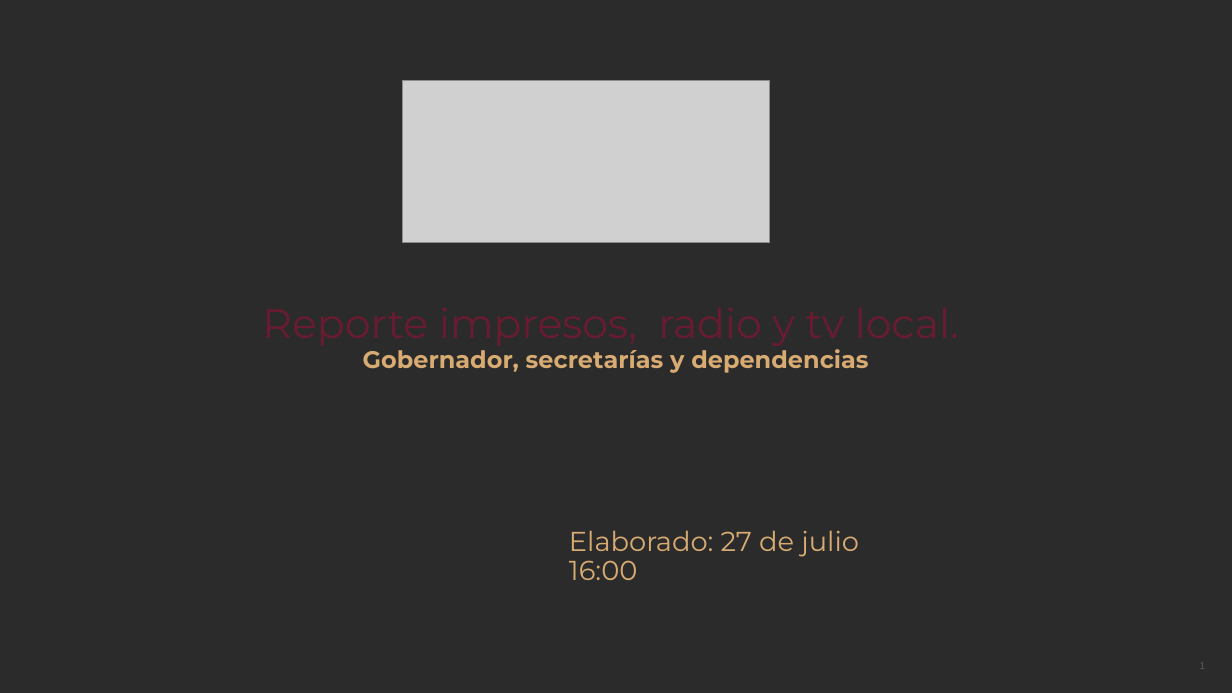
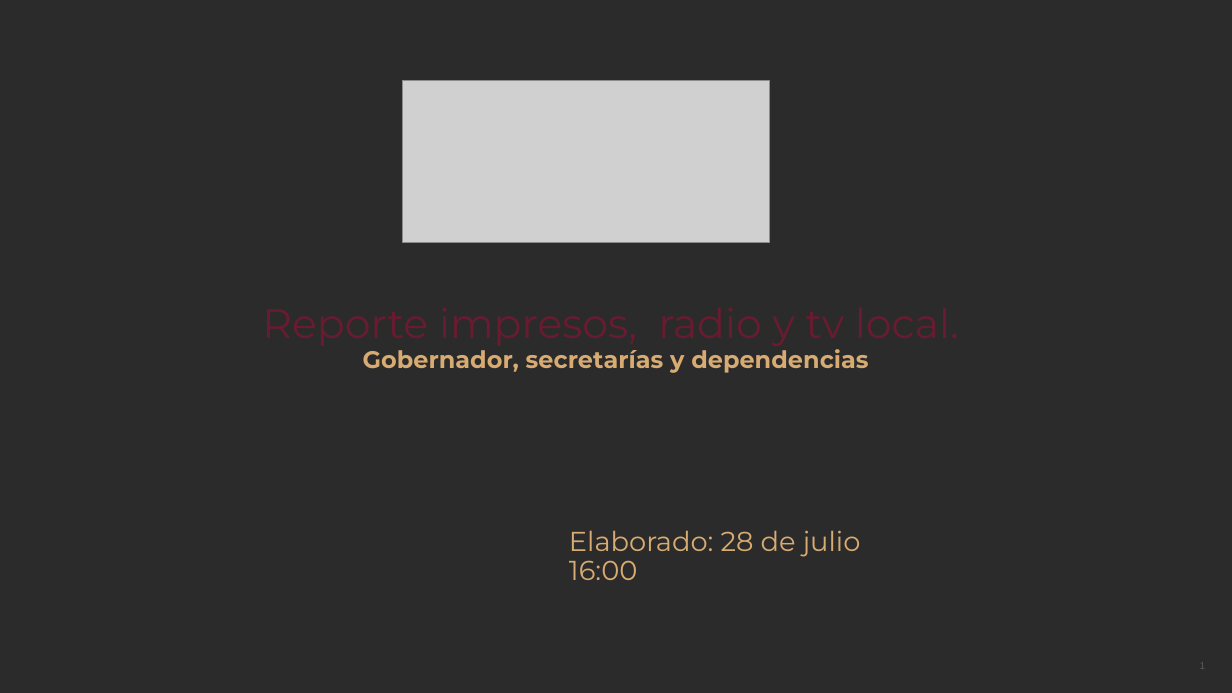
Before and after one commit to thelonious9/Reporteportadas, a slide deck: slide 1 of Reporte 280726.pptx. Drawn at 1232x693 pixels with LibreOffice and Linux fonts; fonts in the diff are those of the drawing; grey boxes stand for pictures; background and template pictures are left out; a plain dark background stands for a picture behind light text. Boxes give left, top, right and bottom in pixels: in the first picture for what was removed or moved away, otherwise in the second. Text is boxed around its words. In the diff, an @@ line names an element or a change of style, - is before the commit and + after.

```diff
--- a/Reporte 280726.pptx
+++ b/Reporte 280726.pptx
@@ text at box(569, 530, 861, 557): text changed @@
-Elaborado: 27 de julio
+Elaborado: 28 de julio
```
Also in this commit, not shown: 6 other slides changed.
